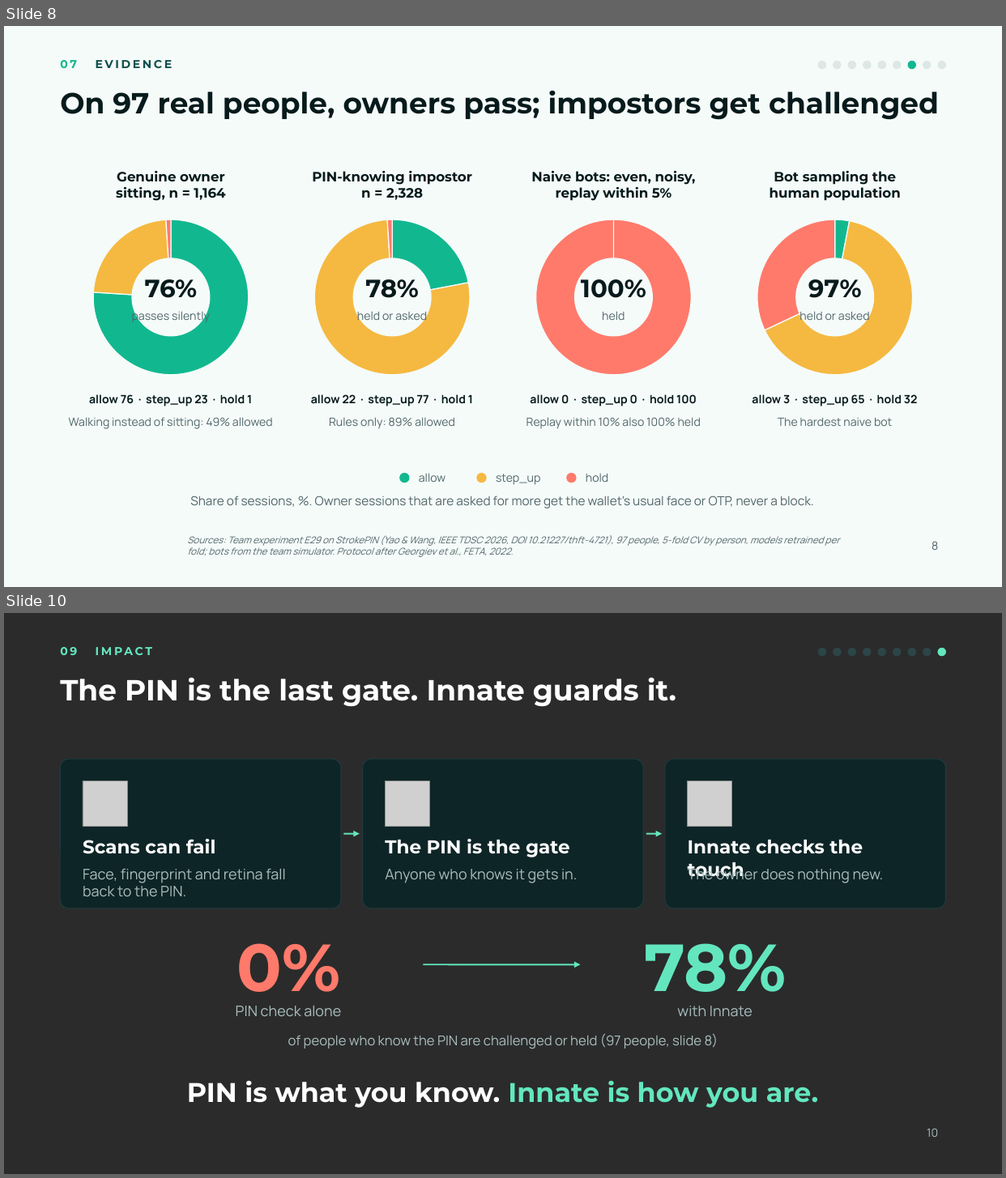
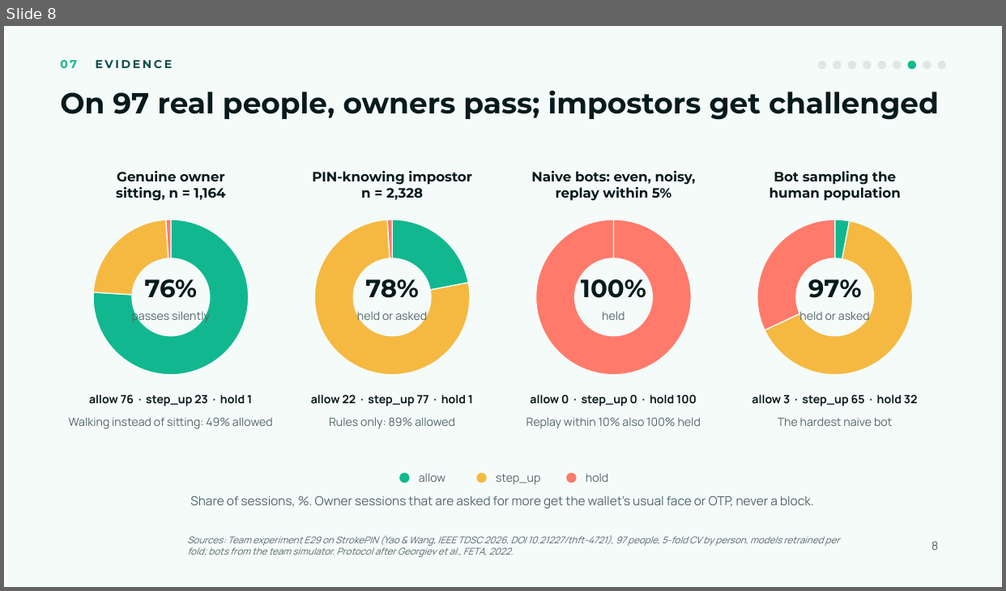
Before and after one commit to Odylytics/Innate_Odylytics, a slide deck: submission/Slide/Innate-slides.pptx. Shown one above the other, each under a label of ours: slides 8 and 10 before the commit, slide 8 after it; the slides between them are not shown. The pictures are 1006x1178 and 1006x591 pixels, drawn with LibreOffice and Linux fonts; fonts in the diff are those of the drawing; grey boxes stand for pictures; background and template pictures are left out; a plain dark background stands for a picture behind light text. Boxes give left, top, right and bottom in pixels: in the first picture for what was removed or moved away, otherwise in the second. Text is boxed around its words. In the diff, an @@ line names an element or a change of style, - is before the commit and + after.

```diff
--- a/submission/Slide/Innate-slides.pptx
+++ b/submission/Slide/Innate-slides.pptx
@@ slide 10 removed at (x1=4, y1=613, x2=1002, y2=1174), background picture (left out) @@
@@ text removed at (x1=60, y1=647, x2=77, y2=655) @@
-09 IMPACT
@@ ellipse removed at (x1=819, y1=648, x2=826, y2=656) @@
@@ ellipse removed at (x1=833, y1=648, x2=841, y2=656) @@
@@ ellipse removed at (x1=849, y1=648, x2=856, y2=656) @@
@@ ellipse removed at (x1=863, y1=648, x2=871, y2=656) @@
@@ ellipse removed at (x1=879, y1=648, x2=886, y2=656) @@
@@ ellipse removed at (x1=893, y1=648, x2=901, y2=656) @@
@@ ellipse removed at (x1=908, y1=648, x2=916, y2=656) @@
@@ ellipse removed at (x1=923, y1=648, x2=931, y2=656) @@
@@ ellipse removed at (x1=938, y1=648, x2=946, y2=656) @@
@@ title removed at (x1=60, y1=677, x2=676, y2=707) @@
-The PIN is the last gate. Innate guards it.
@@ rounded rectangle removed at (x1=60, y1=759, x2=341, y2=909) @@
@@ picture removed at (x1=83, y1=781, x2=127, y2=826) @@
@@ rounded rectangle removed at (x1=363, y1=759, x2=643, y2=909) @@
@@ picture removed at (x1=385, y1=781, x2=430, y2=826) @@
@@ rounded rectangle removed at (x1=665, y1=759, x2=946, y2=909) @@
@@ picture removed at (x1=688, y1=781, x2=732, y2=826) @@
@@ text removed at (x1=83, y1=839, x2=216, y2=854) @@
-Scans can fail
@@ arrow removed from (344, 834) to (360, 834) @@
@@ text removed at (x1=385, y1=839, x2=570, y2=858) @@
-The PIN is the gate
@@ arrow removed from (646, 834) to (662, 834) @@
@@ text removed at (x1=688, y1=840, x2=863, y2=879) @@
-Innate checks the touch
@@ text removed at (x1=83, y1=869, x2=285, y2=897) @@
-Face, fingerprint and retina fall back to the PIN.
@@ text removed at (x1=385, y1=869, x2=577, y2=884) @@
-Anyone who knows it gets in.
@@ text removed at (x1=688, y1=866, x2=884, y2=884) @@
-The owner does nothing new.
@@ text removed at (x1=236, y1=943, x2=340, y2=1007) @@
-0%
@@ text removed at (x1=644, y1=943, x2=786, y2=1007) @@
-78%
@@ arrow removed from (424, 965) to (581, 965) @@
@@ text removed at (x1=236, y1=1006, x2=341, y2=1016) @@
-PIN check alone
@@ text removed at (x1=677, y1=1006, x2=752, y2=1016) @@
-with Innate
@@ text removed at (x1=288, y1=1034, x2=718, y2=1049) @@
-of people who know the PIN are challenged or held (97 people, slide 8)
@@ text removed at (x1=187, y1=1080, x2=818, y2=1108) @@
-PIN is what you know. Innate is how you are.
@@ page number removed at (x1=927, y1=1128, x2=938, y2=1137) @@
-10
```
Also in this commit, not shown: 1 slide changed, 1 slide added, 9 other files.
